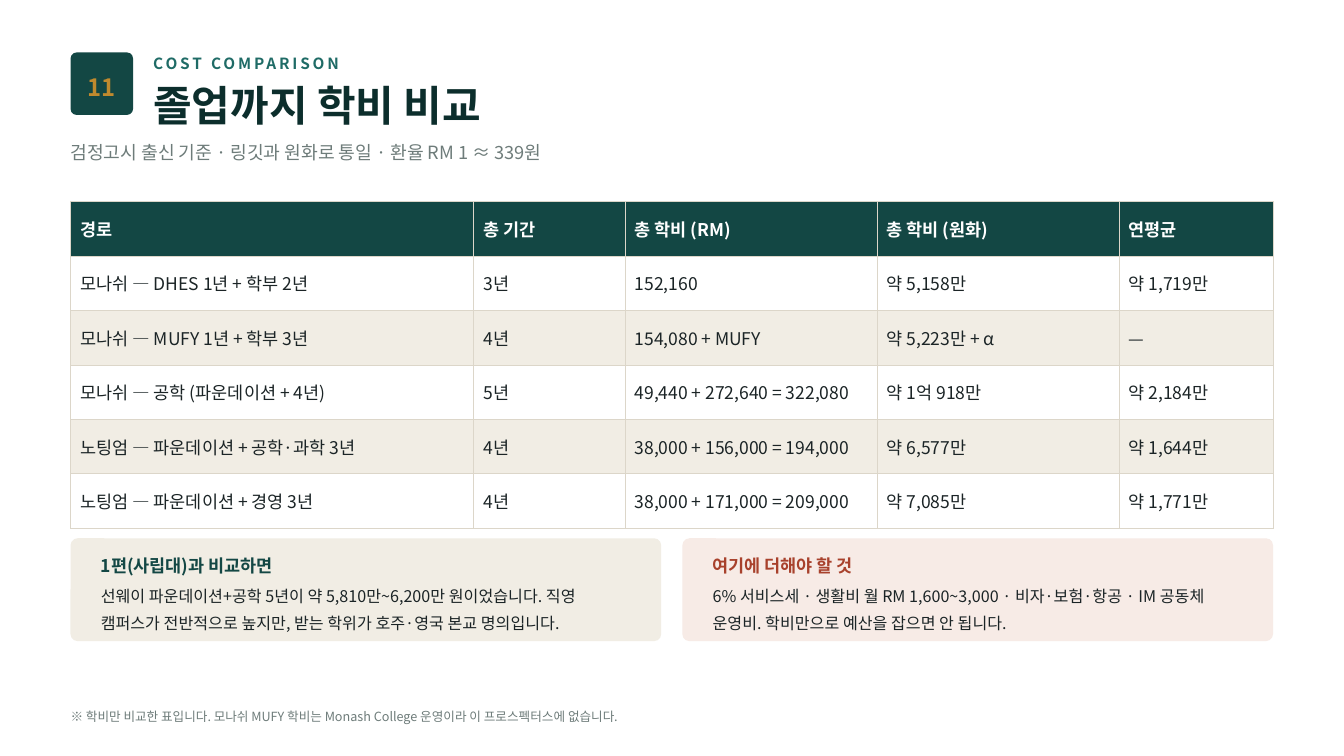
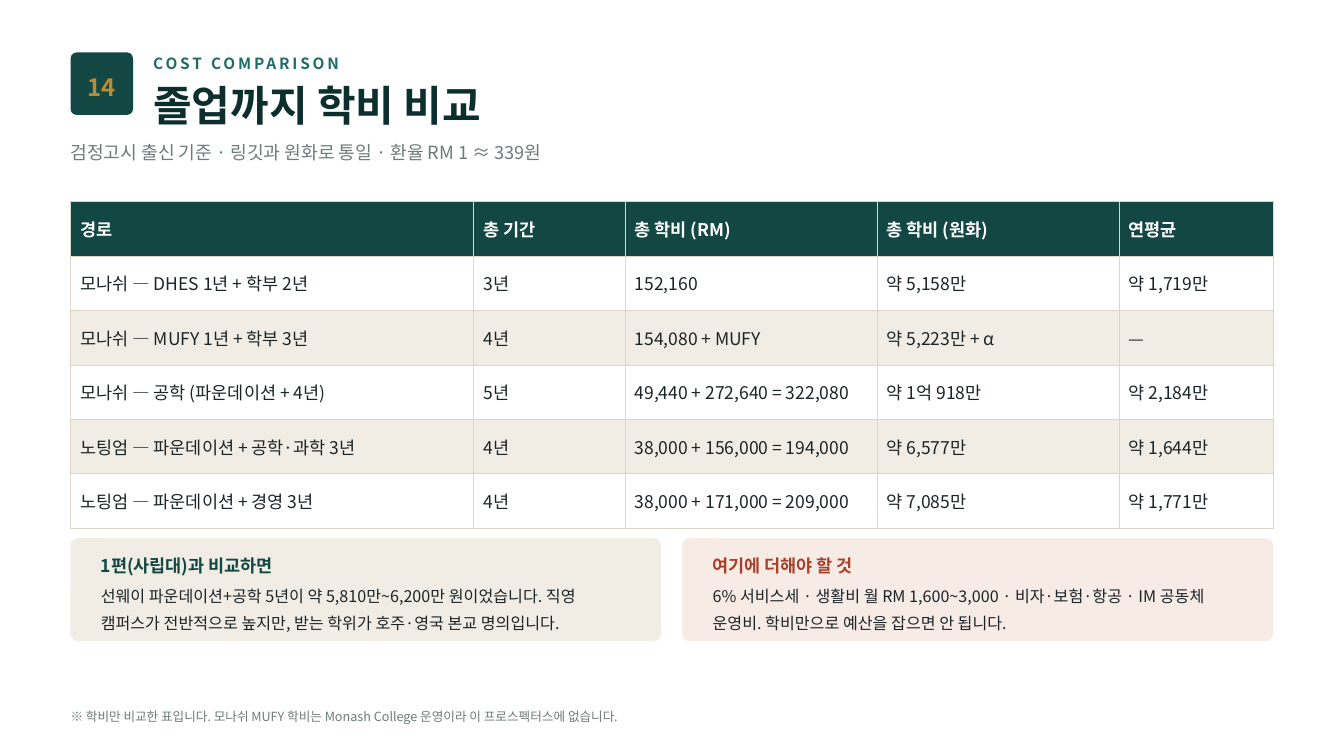
Before and after one commit to ChampionJohan/Johan, a slide deck: slide 15 of design/malaysia-study-live/말레이시아유학_2편_해외직영캠퍼스.pptx (slide 12 before the commit). Drawn at 1344x756 pixels with LibreOffice and Linux fonts; fonts in the diff are those of the drawing. Boxes give left, top, right and bottom in pixels: in the first picture for what was removed or moved away, otherwise in the second. Text is boxed around its words. In the diff, an @@ line names an element or a change of style, - is before the commit and + after.

```diff
--- a/design/malaysia-study-live/말레이시아유학_2편_해외직영캠퍼스.pptx
+++ b/design/malaysia-study-live/말레이시아유학_2편_해외직영캠퍼스.pptx
@@ text at (88, 78, 116, 96): text changed @@
-11
+14
```
Also in this commit, not shown: 10 other slides changed, 3 slides added, 2 other files.
